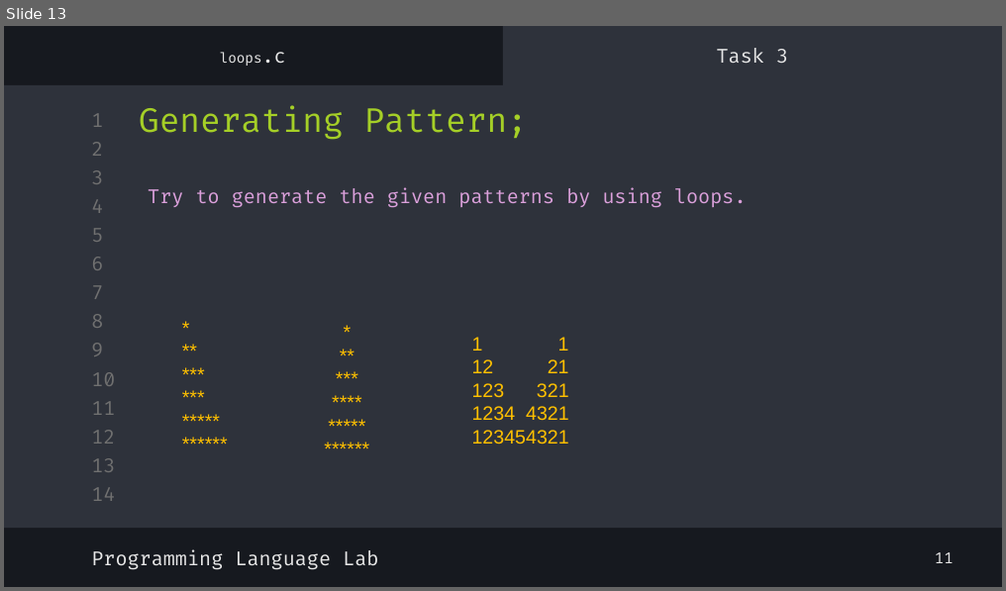
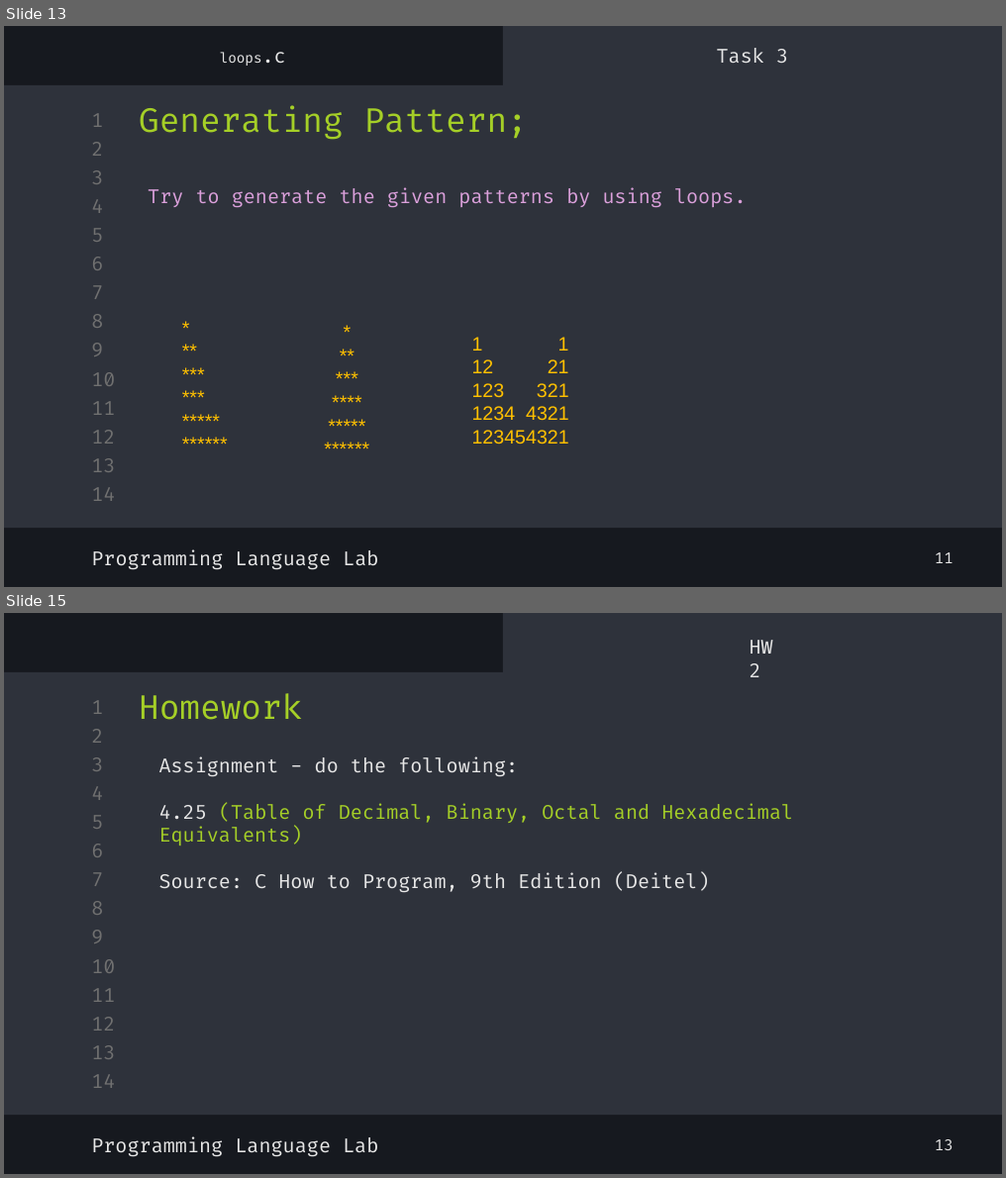
Before and after one commit to shayan-naghizadeh/C-Lab-AUT, a slide deck: slides/5.Loop/Loop.pptx. Shown one above the other, each under a label of ours: slide 13 before the commit, slides 13 and 15 after it; the slides between them are not shown. The pictures are 1006x591 and 1006x1178 pixels, drawn with LibreOffice and Linux fonts; fonts in the diff are those of the drawing. Boxes give left, top, right and bottom in pixels: in the first picture for what was removed or moved away, otherwise in the second. Text is boxed around its words. In the diff, an @@ line names an element or a change of style, - is before the commit and + after.

```diff
--- a/slides/5.Loop/Loop.pptx
+++ b/slides/5.Loop/Loop.pptx
@@ slide 15 added at bbox=[4, 613, 1002, 1174], background #16191F; not listed: 16 template elements that a slide beside it also shows @@
@@ text added at bbox=[740, 630, 794, 663], 14 pt, text #E7E7E7 @@
+HW2
@@ title added at bbox=[139, 693, 302, 720], 24 pt, text #A5CF27 @@
+Homework
@@ text added at bbox=[159, 757, 793, 893], 14 pt, text #E7E7E7 @@
+Assignment - do the following:
+4.25 (Table of Decimal, Binary, Octal and Hexadecimal Equivalents)
+Source: C How to Program, 9th Edition (Deitel)
@@ text added at bbox=[91, 1137, 378, 1157], 14 pt, text #E7E7E7 @@
+Programming Language Lab
@@ text added at bbox=[935, 1140, 953, 1151], 11 pt, text #E7E7E7 @@
+13
```
Also in this commit, not shown: 1 slide changed, 2 other files.
